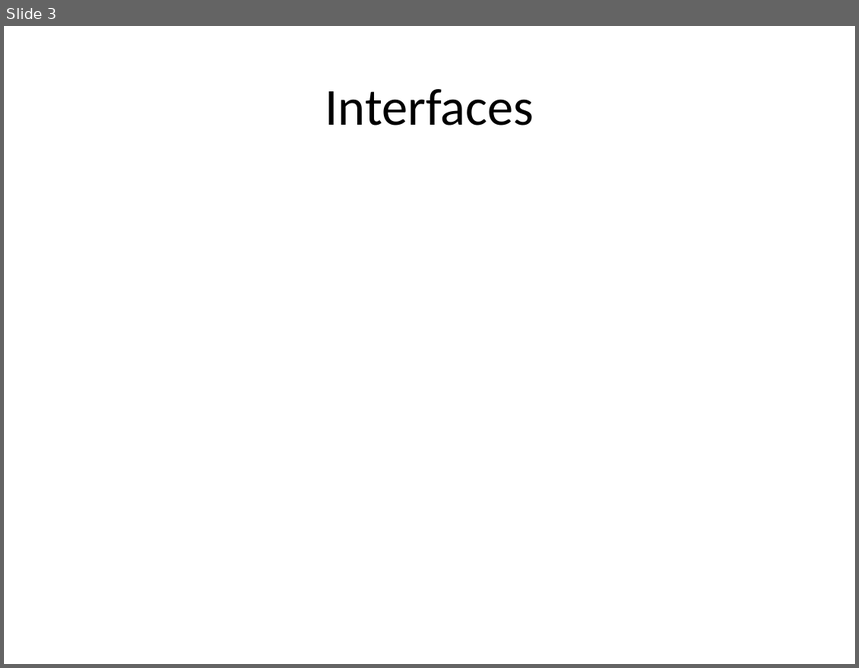
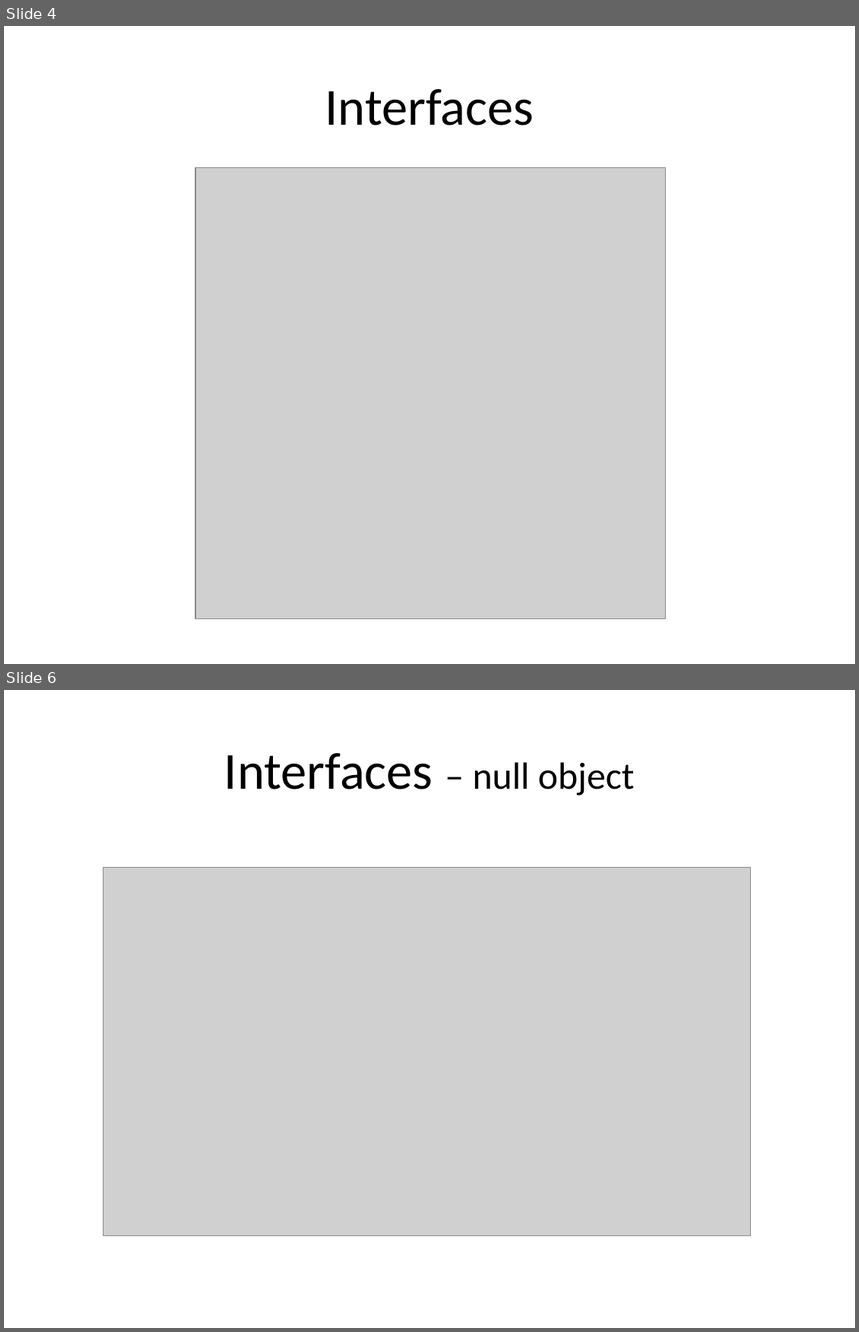
Before and after one commit to piotrcierpich/DependencyInjectionByExample, a slide deck: presentation/diByExample.ppt. Shown one above the other, each under a label of ours: slide 3 before the commit, slides 4 and 6 after it; the slides between them are not shown. The pictures are 859x668 and 859x1332 pixels, drawn with LibreOffice and Linux fonts; fonts in the diff are those of the drawing; grey boxes stand for pictures. Boxes give left, top, right and bottom in pixels: in the first picture for what was removed or moved away, otherwise in the second. Text is boxed around its words. In the diff, an @@ line names an element or a change of style, - is before the commit and + after.

```diff
--- a/presentation/diByExample.ppt
+++ b/presentation/diByExample.ppt
@@ slide 6 added at [4,690,855,1328], background #FFFFFF @@
@@ title added at [224,753,635,796], 32 pt, text #000000 @@
+Interfaces – null object
@@ picture added at [104,867,751,1236] @@
@@ what was slide 3 is now slide 4 @@
@@ slide 4 changed as well @@
@@ picture added at [196,168,665,620] @@
```
Also in this commit, not shown: 1 other slide changed, 9 other slides added, 1 slide removed, 6 other files.
